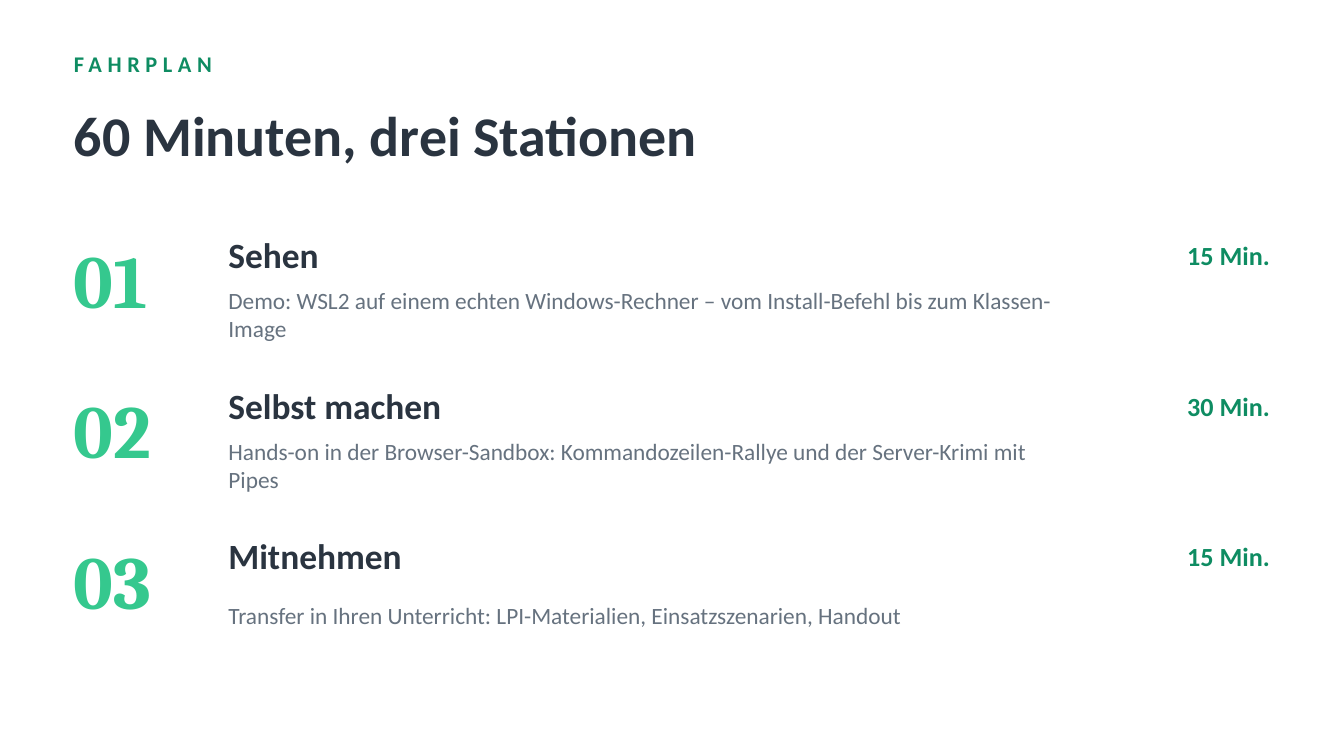
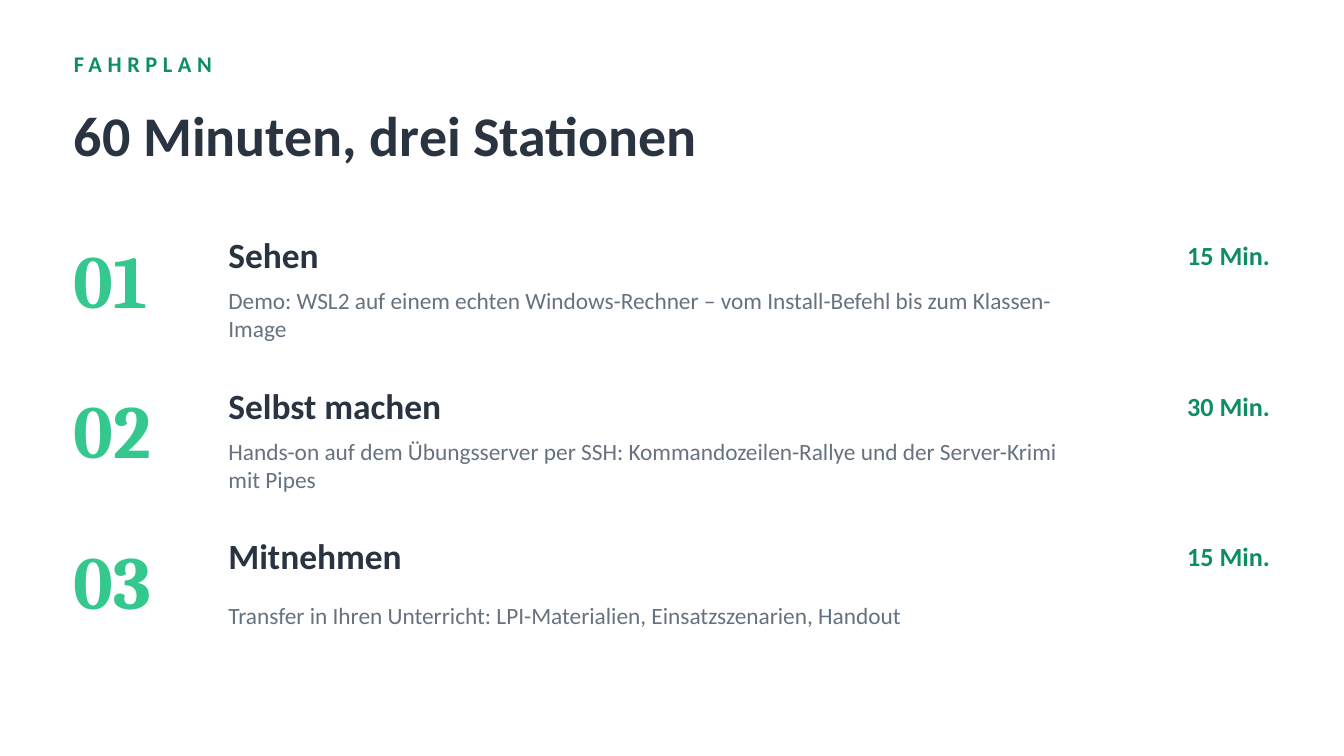
Before and after one commit to HerrZI/wsl2-school-lab, a slide deck: slide 3 of Workshop_WSL2_Linux_unterrichten.pptx. Drawn at 1344x756 pixels with LibreOffice and Linux fonts; fonts in the diff are those of the drawing. Boxes give left, top, right and bottom in pixels: in the first picture for what was removed or moved away, otherwise in the second. Text is boxed around its words. In the diff, an @@ line names an element or a change of style, - is before the commit and + after.

```diff
--- a/Workshop_WSL2_Linux_unterrichten.pptx
+++ b/Workshop_WSL2_Linux_unterrichten.pptx
@@ text at (228, 441, 1056, 492): text changed @@
-Hands-on in der Browser-Sandbox: Kommandozeilen-Rallye und der Server-Krimi mit Pipes
+Hands-on auf dem Übungsserver per SSH: Kommandozeilen-Rallye und der Server-Krimi mit Pipes
```
Also in this commit, not shown: 3 other slides changed, 1 slide added, 1 slide removed, 6 other files.
